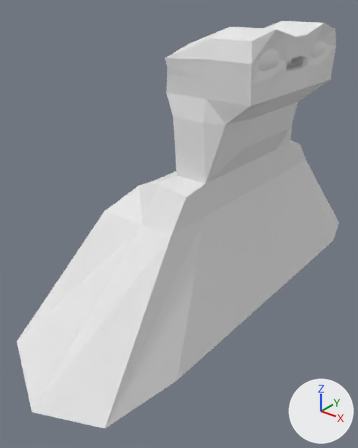
One commit to the Blender file SubmarineExplorer/Assets/Models/Creatures/Fish/SeaTroll/SeaTroll.blend: the scene before it, then after it.
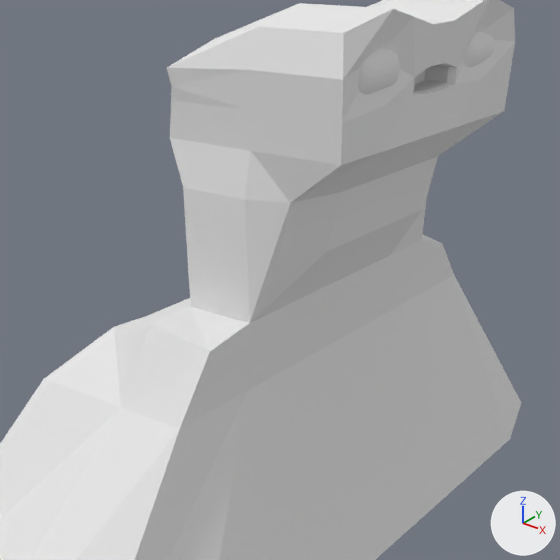
Old and new are each drawn whole from a 50 mm camera at (55.4, -88.9, 33.4) aimed at (-7.9, -9.8, -15.6) and again close up on the part from 23% to 100% of the width and 6% to 67% of the height. The lights are fixed; the arrows at lower right show +X, +Y and +Z.

The first close-up shows 'Body.001'.
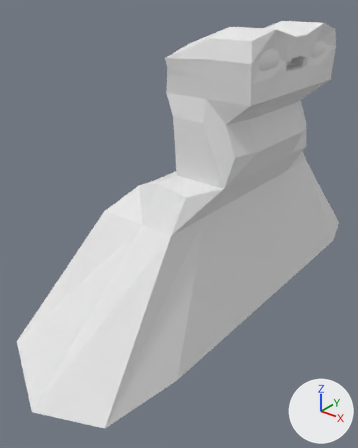
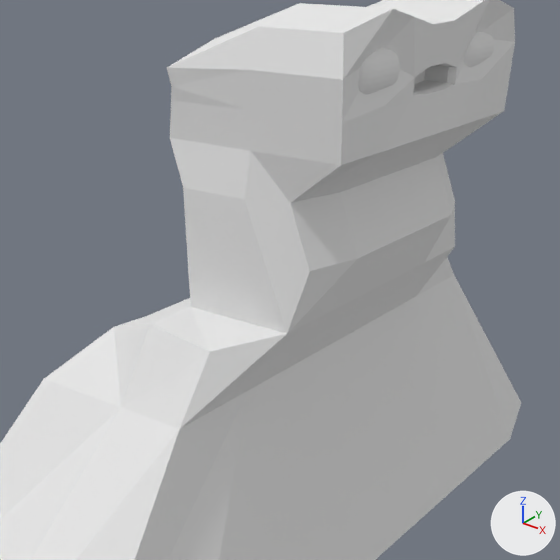
The change, as a list of edits to the scene's bpy script:
```text
Change me_sphere_002:
    where me_sphere_002.from_pydata(...)  # 1244 vertices, 1308 faces; spans x -26.6..27.5, y -12.0..6.3, z -15.5..12.5
    used by ob_body_001; location = (0.0, 1.2, 0.5); rotation_euler = (0.0, 0.0, -1.538), in degrees (0, 0, -88); scale = (2.08, 2.08, 2.08)
    me_sphere_002 part 1: all 16 vertices in x -7.6..8.8, y 1.8..3.8, z -0.6..2.2 are turned 6.7 degrees about the x axis through their middle and scaled by 0.995, then moved by (0.1, 1.8, 0.0)
```

Where the change shows, as pixel boxes [x1, y1, x2, y2] in the close-ups (560 x 560 px; the box of a moved part takes in the faces that stretch with it):
part 1 of me_sphere_002, moved or reshaped: before [151, 156, 454, 429]; after [151, 153, 455, 429]
